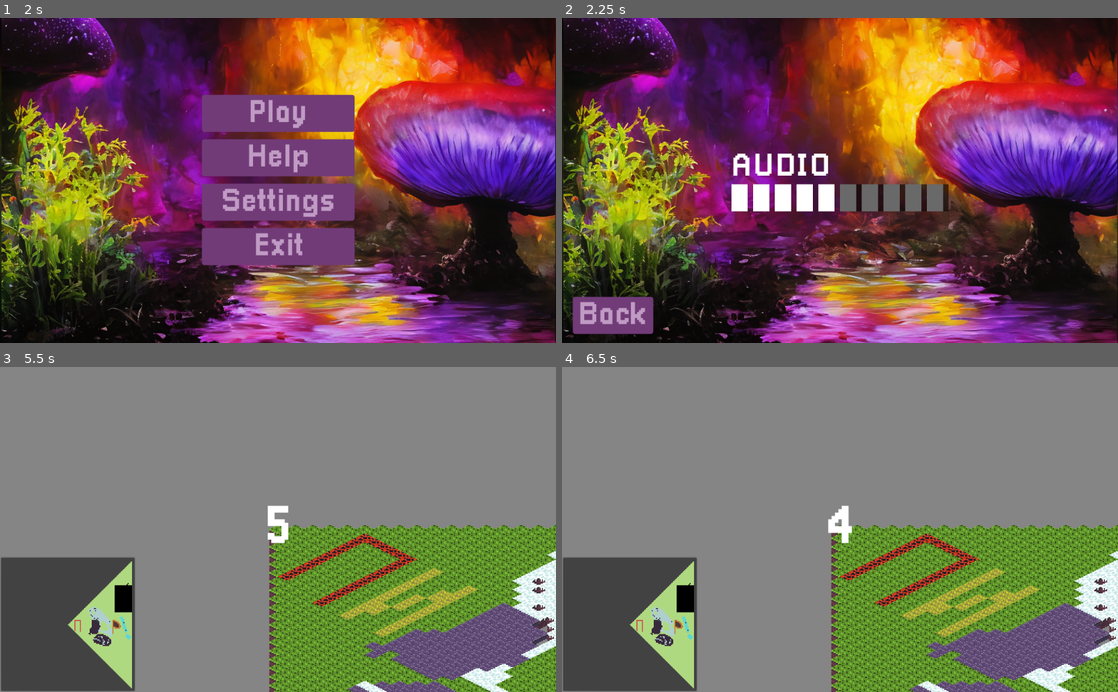
Above: before the commit, frames 1-4 (two rows, left to right).
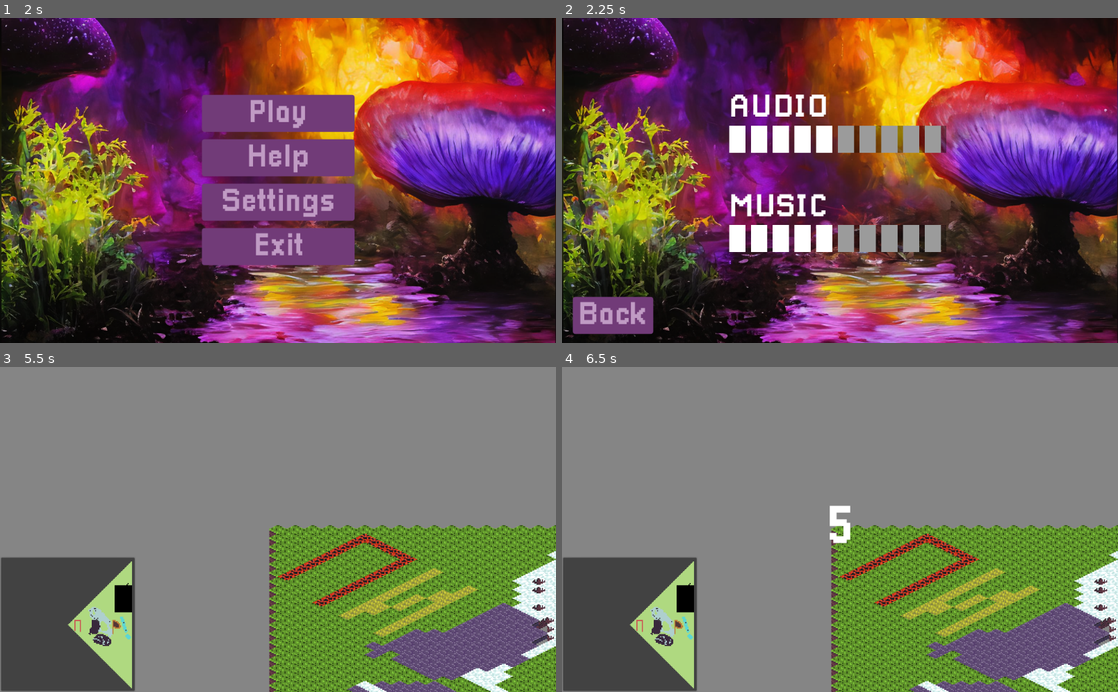
Above: after the commit, the same moments.

Repository: Ducklings-Studio/GGJ-2023
Game: Godot game, scene res://Scenes/Menu.tscn
Two runs of this game, one before a commit and one after it. Both use one fixed random seed, a clock stepped at 60 frames per second and the inputs below.
Inputs (mouse positions are in pixels of both pictures, inside the frame that each line leads up to):
- Up to frame 1 (2 s): click "Help" at 0.5 s; click "Back" at 1.25 s
- Up to frame 2 (2.25 s): click "Settings" at 2 s
- Up to frame 3 (5.5 s): click "Back" at 2.75 s; click "Play" at 3.5 s; click "Easy" at 4.25 s; tap Enter at 5 s; move the mouse to (400, 513) at 5.02 s; hold Right (ui_right) from 5.03 s (still down); hold Ctrl from 5.03 s (still down); click (400, 513) at 5.17 s
- Up to frame 4 (6.5 s): tap Space at 5.75 s; move the mouse to (728, 545) at 5.77 s; release Right (ui_right) at 5.78 s; release Ctrl at 5.78 s; hold Down (ui_down) from 5.78 s (still down); tap Ctrl at 5.85 s

Frame 1 is identical in both runs. In frame 2, 9.9% of the frame differs, in the area x 30-70%, y 23-73%; in frame 3, 0.3%; in frame 4, 0.3%.

Commit message:
audio

Diff:
--- a/Scenes/Menu.tscn
+++ b/Scenes/Menu.tscn
@@ -41,7 +41,7 @@
 margin_bottom = 326.0
 custom_constants/separation = 22
 
-[node name="Play" type="Button" parent="MarginContainer/VBoxContainer"]
+[node name="Play" type="Button" parent="MarginContainer/VBoxContainer" groups=["ui_button"]]
 margin_right = 281.0
 margin_bottom = 60.0
 theme = ExtResource( 1 )
@@ -53,7 +53,7 @@
 custom_styles/normal = ExtResource( 2 )
 text = "Play"
 
-[node name="Help" type="Button" parent="MarginContainer/VBoxContainer"]
+[node name="Help" type="Button" parent="MarginContainer/VBoxContainer" groups=["ui_button"]]
 margin_top = 82.0
 margin_right = 281.0
 margin_bottom = 142.0
@@ -67,7 +67,7 @@
 custom_styles/normal = ExtResource( 2 )
 text = "Help"
 
-[node name="Settings" type="Button" parent="MarginContainer/VBoxContainer"]
+[node name="Settings" type="Button" parent="MarginContainer/VBoxContainer" groups=["ui_button"]]
 margin_top = 164.0
 margin_right = 281.0
 margin_bottom = 224.0
@@ -81,7 +81,7 @@
 custom_styles/normal = ExtResource( 2 )
 text = "Settings"
 
-[node name="Exit" type="Button" parent="MarginContainer/VBoxContainer"]
+[node name="Exit" type="Button" parent="MarginContainer/VBoxContainer" groups=["ui_button"]]
 margin_top = 246.0
 margin_right = 281.0
 margin_bottom = 306.0
--- a/Scenes/Settings.tscn
+++ b/Scenes/Settings.tscn
@@ -15,8 +15,11 @@
 texture = ExtResource( 1 )
 region_rect = Rect2( 0, 0, 400, 50 )
 
+[sub_resource type="StyleBoxFlat" id=5]
+bg_color = Color( 0, 0, 0, 0.392157 )
+
 [sub_resource type="StyleBoxFlat" id=4]
-bg_color = Color( 0, 0, 0, 0.588235 )
+bg_color = Color( 0, 0, 0, 0.392157 )
 
 [node name="Settings" type="Control"]
 anchor_right = 1.0
@@ -35,10 +38,10 @@
 anchor_top = 0.5
 anchor_right = 0.5
 anchor_bottom = 0.5
-margin_left = -220.0
-margin_top = -77.0
-margin_right = 220.0
-margin_bottom = 77.0
+margin_left = -308.0
+margin_top = -152.0
+margin_right = 300.0
+margin_bottom = 135.0
 custom_constants/margin_right = 20
 custom_constants/margin_top = 20
 custom_constants/margin_left = 20
@@ -47,31 +50,88 @@
 [node name="Control" type="Control" parent="MarginContainer"]
 margin_left = 20.0
 margin_top = 20.0
-margin_right = 420.0
-margin_bottom = 134.0
+margin_right = 588.0
+margin_bottom = 267.0
 
-[node name="Label" type="Label" parent="MarginContainer/Control"]
+[node name="VBoxContainer" type="VBoxContainer" parent="MarginContainer/Control"]
 anchor_left = 0.5
 anchor_top = 0.5
 anchor_right = 0.5
 anchor_bottom = 0.5
 margin_left = -200.0
-margin_top = -54.0
+margin_top = -123.5
 margin_right = 200.0
-margin_bottom = 6.0
-theme = ExtResource( 2 )
-text = "Audio"
-uppercase = true
+margin_bottom = 123.5
+custom_constants/separation = 120
 
-[node name="HSlider" type="HSlider" parent="MarginContainer/Control"]
+[node name="Control" type="Control" parent="MarginContainer/Control/VBoxContainer"]
+margin_right = 400.0
+margin_bottom = 63.0
+size_flags_horizontal = 3
+size_flags_vertical = 3
+
+[node name="Audio" type="Label" parent="MarginContainer/Control/VBoxContainer/Control"]
 anchor_left = 0.5
 anchor_top = 0.5
 anchor_right = 0.5
 anchor_bottom = 0.5
 margin_left = -200.0
-margin_top = 7.00003
+margin_top = -62.0
 margin_right = 200.0
-margin_bottom = 57.0
+margin_bottom = -2.0
+theme = ExtResource( 2 )
+text = "Audio"
+uppercase = true
+
+[node name="AudiSlider" type="HSlider" parent="MarginContainer/Control/VBoxContainer/Control" groups=["ui_button"]]
+anchor_left = 0.5
+anchor_top = 0.5
+anchor_right = 0.5
+anchor_bottom = 0.5
+margin_left = -200.0
+margin_top = -1.0
+margin_right = 200.0
+margin_bottom = 49.0
+rect_rotation = 180.0
+rect_pivot_offset = Vector2( 200, 25 )
+custom_icons/grabber_highlight = SubResource( 1 )
+custom_icons/grabber = SubResource( 2 )
+custom_styles/slider = SubResource( 3 )
+custom_styles/grabber_area_highlight = SubResource( 5 )
+custom_styles/grabber_area = SubResource( 4 )
+max_value = 10.0
+value = 5.0
+scrollable = false
+
+[node name="Control2" type="Control" parent="MarginContainer/Control/VBoxContainer"]
+margin_top = 183.0
+margin_right = 400.0
+margin_bottom = 247.0
+size_flags_horizontal = 3
+size_flags_vertical = 3
+
+[node name="Music" type="Label" parent="MarginContainer/Control/VBoxContainer/Control2"]
+anchor_left = 0.5
+anchor_top = 0.5
+anchor_right = 0.5
+anchor_bottom = 0.5
+margin_left = -200.0
+margin_top = -62.0
+margin_right = 200.0
+margin_bottom = -2.0
+theme = ExtResource( 2 )
+text = "Music"
+uppercase = true
+
+[node name="MusicSlider" type="HSlider" parent="MarginContainer/Control/VBoxContainer/Control2" groups=["ui_button"]]
+anchor_left = 0.5
+anchor_top = 0.5
+anchor_right = 0.5
+anchor_bottom = 0.5
+margin_left = -200.0
+margin_top = -1.0
+margin_right = 200.0
+margin_bottom = 49.0
 rect_rotation = 180.0
 rect_pivot_offset = Vector2( 200, 25 )
 custom_icons/grabber_highlight = SubResource( 1 )
@@ -93,7 +153,7 @@
 custom_constants/margin_left = 20
 custom_constants/margin_bottom = 20
 
-[node name="Back" type="Button" parent="MarginContainer2"]
+[node name="Back" type="Button" parent="MarginContainer2" groups=["ui_button"]]
 margin_left = 20.0
 margin_top = 20.0
 margin_right = 168.0
@@ -107,5 +167,6 @@
 custom_styles/normal = ExtResource( 3 )
 text = "Back"
 
-[connection signal="value_changed" from="MarginContainer/Control/HSlider" to="." method="_on_HSlider_value_changed"]
+[connection signal="value_changed" from="MarginContainer/Control/VBoxContainer/Control/AudiSlider" to="." method="_on_AudiSlider_value_changed"]
+[connection signal="value_changed" from="MarginContainer/Control/VBoxContainer/Control2/MusicSlider" to="." method="_on_MusicSlider_value_changed"]
 [connection signal="pressed" from="MarginContainer2/Back" to="." method="_on_Back_pressed"]
--- a/Scripts/Chill_Beach.gd
+++ b/Scripts/Chill_Beach.gd
@@ -10,6 +10,9 @@
 var height = 16
 
 var greenMushroom = preload("res://Scenes/Mushrooms/Green.tscn")
+
+func _ready():
+	AudioManager.set_music("res://Assets/Audio/MatchSound1.ogg")
 
 func _input(event):
 	if event is InputEventMouseButton:
--- a/Scripts/Game.gd
+++ b/Scripts/Game.gd
@@ -1,3 +1,6 @@
 extends Node2D
 
 var is_blocking = true
+
+func _ready():
+	AudioManager.set_music("res://Assets/Audio/MatchSound1.ogg")
--- a/Scripts/HUD.gd
+++ b/Scripts/HUD.gd
@@ -4,26 +4,31 @@
 var iterator = 0
 
 const audios = [
+	"res://Assets/Audio/Effects/prepare_yourself.ogg",
 	"res://Assets/Audio/Effects/CountSimple.wav",
 	"res://Assets/Audio/Effects/CountSimple.wav",
 	"res://Assets/Audio/Effects/CountSimple.wav",
 	"res://Assets/Audio/Effects/CountSimple.wav",
 	"res://Assets/Audio/Effects/CountSimple.wav",
-	"res://Assets/Audio/Effects/CountFinal.wav"
+	"res://Assets/Audio/Effects/CountFinal.wav",
+	"res://Assets/Audio/Effects/fight.ogg",
 ]
 
 const labels = [
+	"",
 	"5",
 	"4",
 	"3",
 	"2",
 	"1",
 	"Start!",
+	"",
 ]
 
 
 func _ready():
-	AudioManager.play("res://Assets/Audio/Effects/prepare_yourself.ogg")
+	assert (len(labels) == len(audios))
+
 	start_timer.connect("timeout", self, "count")
 	start_timer.wait_time = 1
 	add_child(start_timer)
@@ -39,8 +44,6 @@
 		start_timer.stop()
 		remove_child(start_timer)
 		$"..".is_blocking = false
-	if iterator == len(audios):
-		AudioManager.play("res://Assets/Audio/Effects/fight.ogg")
 
 
 func show_label(text, duration):
--- a/Scripts/Menu.gd
+++ b/Scripts/Menu.gd
@@ -1,4 +1,8 @@
 extends Control
+
+
+func _ready():
+	AudioManager.set_music("res://Assets/Audio/MenuSound1.ogg")
 
 
 func _on_Play_pressed():
--- a/Scripts/Settings.gd
+++ b/Scripts/Settings.gd
@@ -5,6 +5,11 @@
 	self.set_visible(false)
 
 
-func _on_HSlider_value_changed(value):
+func _on_AudiSlider_value_changed(value):
+	AudioManager.audio_vol = -3*value
+	AudioManager.set_volume()
+
+
+func _on_MusicSlider_value_changed(value):
 	AudioManager.music_vol = -3*value
 	AudioManager.set_volume()
--- a/Scripts/audio_manager.gd
+++ b/Scripts/audio_manager.gd
@@ -14,7 +14,6 @@
 	music = AudioStreamPlayer.new()
 	add_child(music)
 	music.bus = bus
-	set_music("res://Assets/Audio/MenuSound.ogg")
 	for i in num_players:
 		var p = AudioStreamPlayer.new()
 		add_child(p)
Not shown: 1 places in Scenes/Settings.tscn that only renumber resources
